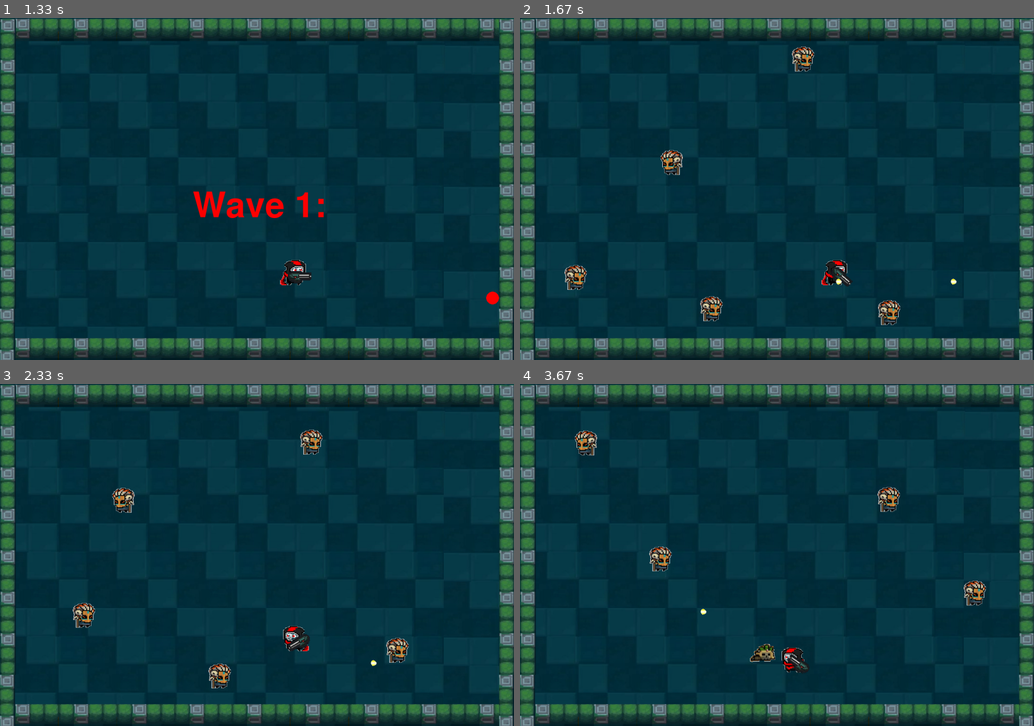
Above: before the commit, frames 1-4 (two rows, left to right).
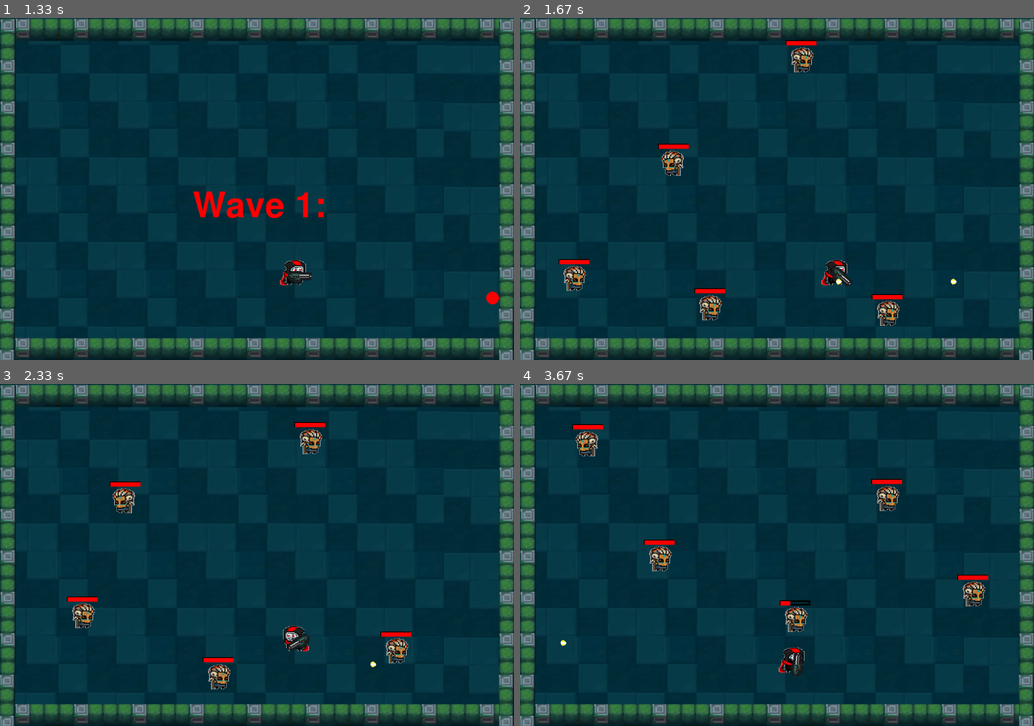
Above: after the commit, the same moments.

Repository: AlexPrilepin/-Pygame
Game: pygame game, started from pygraph.py
Same seed, same stepped clock (60 frames per second), same inputs: the game is played once before the commit and once after it.
Inputs (mouse positions are in pixels of both pictures, inside the frame that each line leads up to):
- Up to frame 1 (1.33 s): press the mouse at (421, 178) at 0.37 s; move the mouse to (339, 195) at 0.47 s; release the mouse at (262, 209) at 0.6 s; hold D 0.67-1.13 s; click (303, 106) at 0.75 s; hold W from 1.17 s (still down); click (236, 250) at 1.25 s
- Up to frame 2 (1.67 s): release W at 1.47 s; hold D from 1.5 s (still down); click (591, 178) at 1.58 s
- Up to frame 3 (2.33 s): release D at 1.97 s; hold A from 2 s (still down); click (257, 596) at 2.08 s
- Up to frame 4 (3.67 s): release A at 2.53 s; click (705, 483) at 2.62 s; hold S 2.9-3.2 s; click (879, 527) at 2.98 s; hold A 3.23-3.63 s; click (581, 479) at 3.32 s

Frame 1 is identical in both runs. In frame 2, 1.6% of the frame differs, in the area x 7-75%, y 6-90%; in frame 3, 1.5%; in frame 4, 1.9%, in the area x 7-92%, y 11-86%.

Commit message:
Add files via upload

Diff:
--- a/pygraph.py
+++ b/pygraph.py
@@ -35,18 +35,17 @@
         self.ny = choice([-1, 1])
         self.y = y
         self.x = x
-        self.draw()
-        self.move()
-        self.hp = 0
+        self.hp = 10
 
     def get_damage(self, amount):
         global courpses
         self.hp -= amount
-        courpses.append((self.x, self.y))
-
-
-
-    def move(self):
+        if self.hp <= 0:
+            courpses.append((self.x, self.y))
+
+
+
+    def move(self, hp):
         self.x += self.nx * v / fps
         self.y += self.ny * v / fps
         if self.x <= 30:
@@ -57,7 +56,7 @@
             self.nx *= -1
         if self.y > height - 120:
             self.ny *= -1
-        self.draw()
+        self.draw(hp)
 
     def draw(self):
         pass
@@ -69,7 +68,7 @@
         super().__init__(x, y)
         self.hp = 12
 
-    def draw(self):
+    def draw(self, hp):
         if self.nx == -1:
             g_l_r = goblin_l.get_rect(
                 topleft=(self.x, self.y))
@@ -78,8 +77,8 @@
             g_l_r = goblin_r.get_rect(
                 topleft=(self.x, self.y))
             screen.blit(goblin_r, g_l_r)
-
-
+        pygame.draw.rect(screen, (0, 0, 0), (self.x - 2, self.y - 12, 72, 12), 4)
+        pygame.draw.rect(screen, (255, 0, 0), (self.x, self.y - 10, int(70 * hp / 12), 10))
 
 
 npc = []
@@ -92,8 +91,7 @@
         self.start_y = start_y
         self.end_x = end_x
         self.end_y = end_y
-##        CHANGE TO 3!!!
-        self.damage = 1000
+        self.damage = 4
         self.x, self.y = self.start_x, self.start_y
         self.angle = int(asin((self.start_y - self.end_y) / sqrt((self.end_x - self.start_x) ** 2 + (self.end_y - self.start_y) ** 2)) / pi * 180)
 
@@ -247,10 +245,10 @@
             if event.type == pygame.MOUSEMOTION:
                 if not aim:
                     s_x, s_y = event.pos
-                    hero.target(s_x, s_y)
+                    hero.target(s_x - 50, s_y - 50)
             if event.type == pygame.MOUSEBUTTONUP:
                 s_x, s_y = event.pos
-                hero.shoot(s_x, s_y)
+                hero.shoot(s_x - 50, s_y - 50)
             keys = pygame.key.get_pressed()
             if keys[pygame.K_a] == True and keys[pygame.K_s] == True:
                 hero.move(-10, 10)
@@ -304,7 +302,7 @@
             screen.blit(courpse, g_l_r2)
         hero.draw()
         for num, x in enumerate(npc):
-            x.move()
+            x.move(x.hp)
             if x.hp <= 0:
                 del npc[num]
         for num, i in enumerate(bullets):
